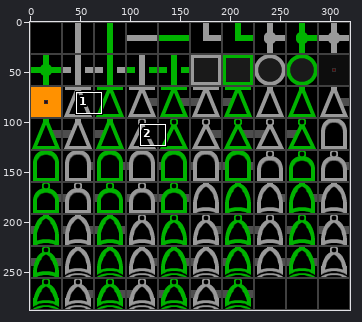
Edited in one commit: sprite sheet (resources/texturePackGrid.png). Above, an overview of the earlier version with the close-up marked.
Close-up. The starting point:
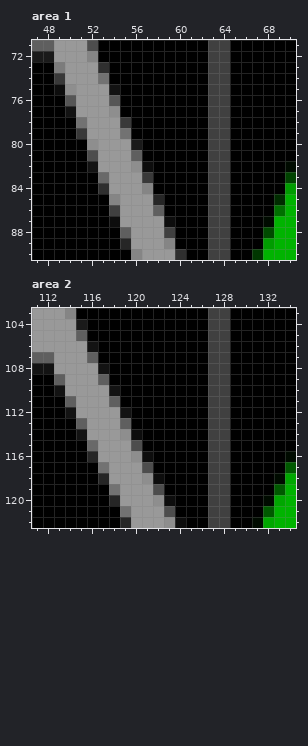
The file is 320x288 pixels. Colours within 5 levels of each other are drawn and written as one. Shown: area 1: x 47..70, y 71..90; area 2: x 111..134, y 103..122. The commit also changed other parts of the picture, which this record leaves out.
After:
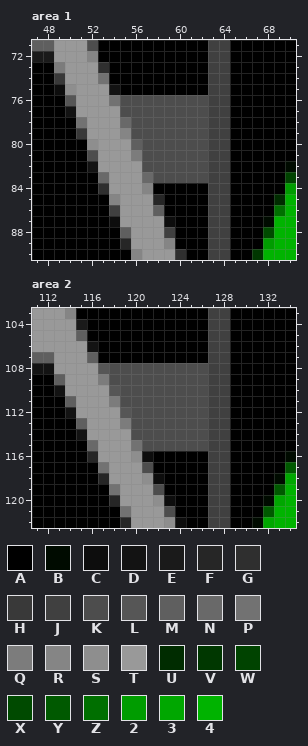
Palette (. is transparent): A #000000  B #000b00  C #0d0d0d  D #131313  E #1a1a1a  F #262626  G #2f2f2f  H #393939  J #404040  K #4d4d4d  L #565656  M #5f5f5f  N #696969  P #727272  Q #7c7c7c  R #858585  S #8e8e8e  T #999999  U #002c00  V #003700  W #004300  X #004a00  Y #005900  Z #006f00  2 #009c00  3 #00a700  4 #00b300
Diff:
Area 1:
The author changed colour A to colour K in rows 76 to 77 at x 55 to 62; in rows 78 to 79 at x 56 to 62; in rows 80 to 81 at x 57 to 62; in rows 82 to 83 at x 58 to 62.
The author changed colour C to colour K in row 82 at x 57.
The author changed colour E to colour M in row 80 at x 56.
The author changed colour H to colour N in row 78 at x 55; in row 83 at x 57.
The author changed colour L to colour P in row 76 at x 54.
The author changed colour M to colour Q in row 81 at x 56.
The author changed colour P to colour R in row 79 at x 55.
The author changed colour S to colour T in row 77 at x 54; in row 82 at x 56.
Area 2:
The author changed colour A to colour K in rows 108 to 109 at x 118 to 126; in rows 110 to 111 at x 119 to 126; in rows 112 to 113 at x 120 to 126; in rows 114 to 115 at x 121 to 126.
The author changed colour C to colour K in row 114 at x 120.
The author changed colour D to colour L in row 108 at x 117; in row 110 at x 118; in row 112 at x 119.
The author changed colour K to colour P in row 115 at x 120.
The author changed colour M to colour Q in row 109 at x 117; in row 111 at x 118; in row 113 at x 119.
The author changed colour S to colour T in row 114 at x 119.
Where, in picture pixels (left, top, right, bottom), the same in both close-ups:
changed: (109, 95, 208, 183)
changed: (98, 363, 208, 451)
